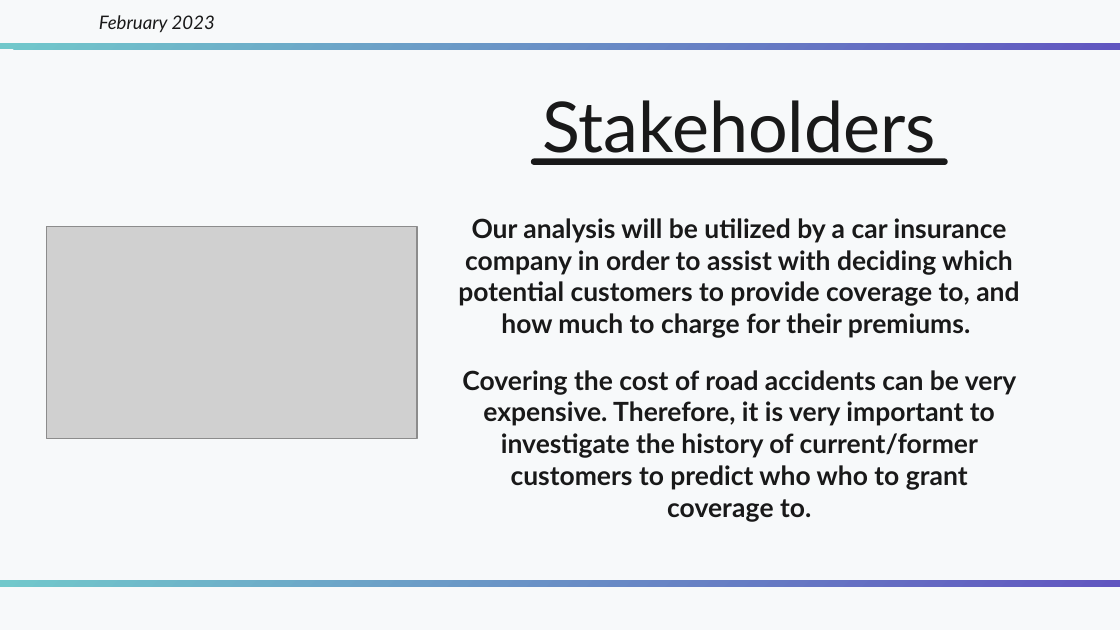
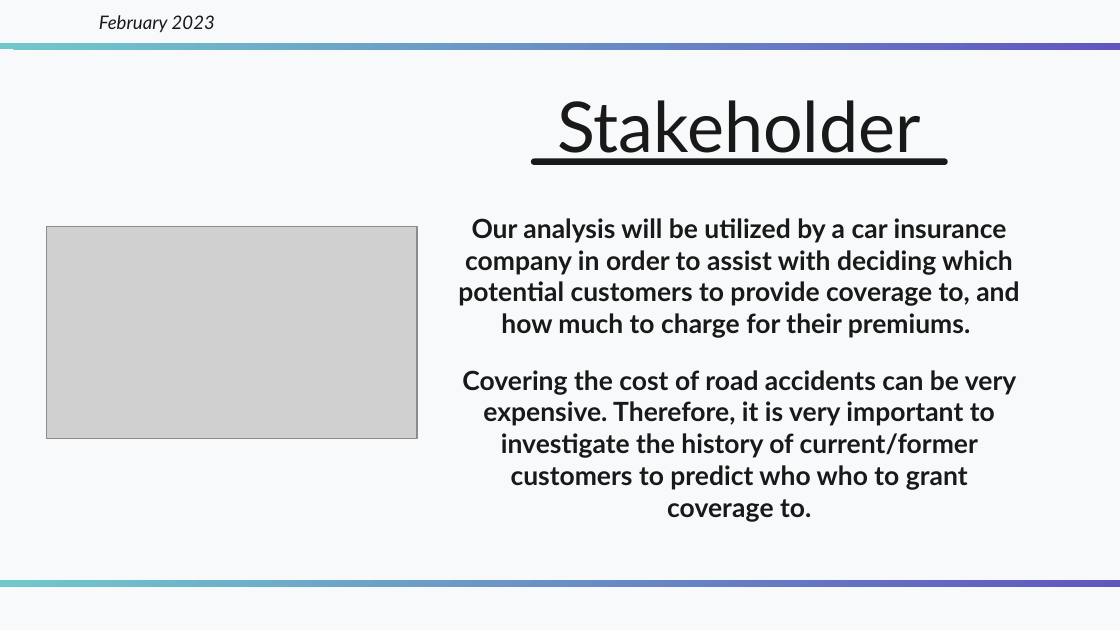
Before and after one commit to Numann-Malik/Auto-Insurance-Claims, a slide deck: slide 4 of Car Insurance - Numann Malik.pptx. Drawn at 1120x630 pixels with LibreOffice and Linux fonts; fonts in the diff are those of the drawing; grey boxes stand for pictures. Boxes give left, top, right and bottom in pixels: in the first picture for what was removed or moved away, otherwise in the second. Text is boxed around its words. In the diff, an @@ line names an element or a change of style, - is before the commit and + after.

```diff
--- a/Car Insurance - Numann Malik.pptx
+++ b/Car Insurance - Numann Malik.pptx
@@ title at [557, 100, 921, 165]: text changed @@
-Stakeholders
+Stakeholder
```
Also in this commit, not shown: 1 other slide changed.
